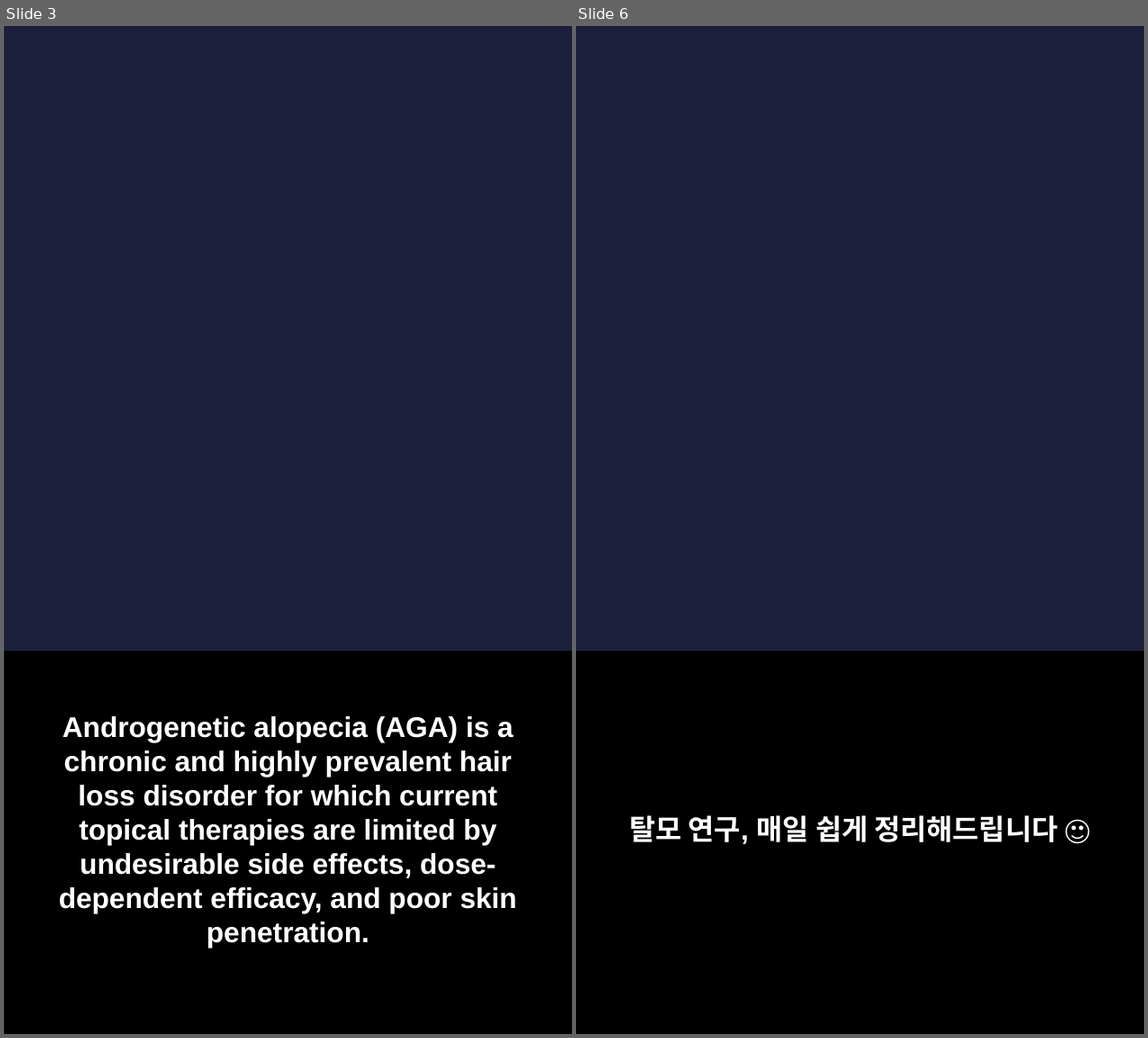
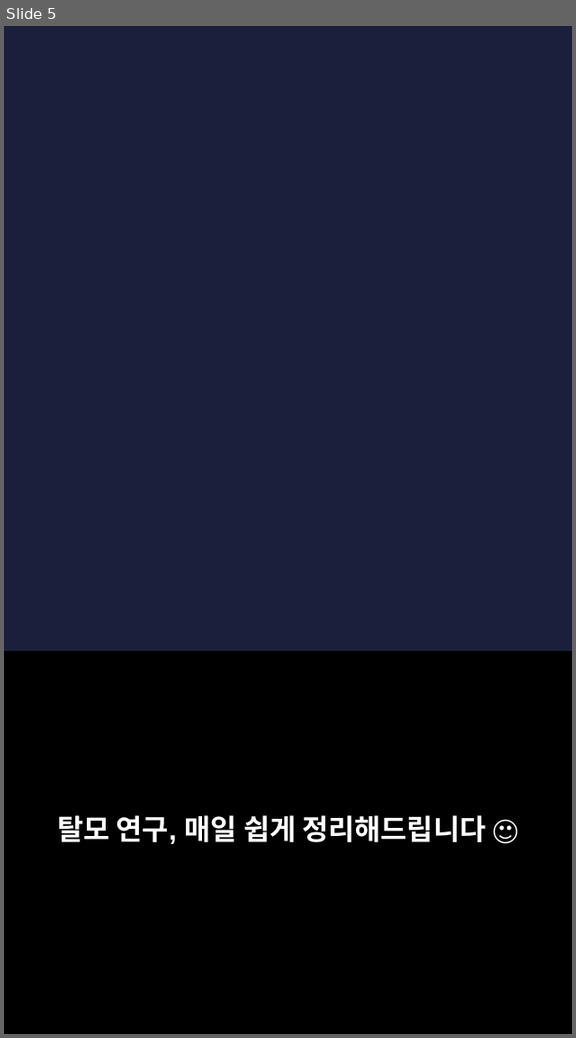
Before and after one commit to hyokang2010-BJ-ANTH/product-builder-test, a slide deck: pwa/data/latest/slides.pptx. Shown side by side, each under a label of ours: slides 3 and 6 before the commit, slide 5 after it; the slides between them are not shown. The pictures are 1148x1038 and 576x1038 pixels, drawn with LibreOffice and Linux fonts; fonts in the diff are those of the drawing; background and template pictures are left out. Boxes give left, top, right and bottom in pixels: in the first picture for what was removed or moved away, otherwise in the second. Text is boxed around its words. In the diff, an @@ line names an element or a change of style, - is before the commit and + after.

```diff
--- a/pwa/data/latest/slides.pptx
+++ b/pwa/data/latest/slides.pptx
@@ slide 3 removed at (4, 26, 572, 1034), background picture (left out) @@
@@ rectangle removed at (4, 652, 572, 1034) @@
@@ text removed at (59, 716, 517, 948) @@
-Androgenetic alopecia (AGA) is a chronic and highly prevalent hair loss disorder for which current topical therapies are limited by undesirable side effects, dose-dependent efficacy, and poor skin penetration.
@@ what was slide 6 is now slide 5 @@
```
Also in this commit, not shown: 2 slides changed, 5 slides added, 6 other slides removed, 27 other files.
